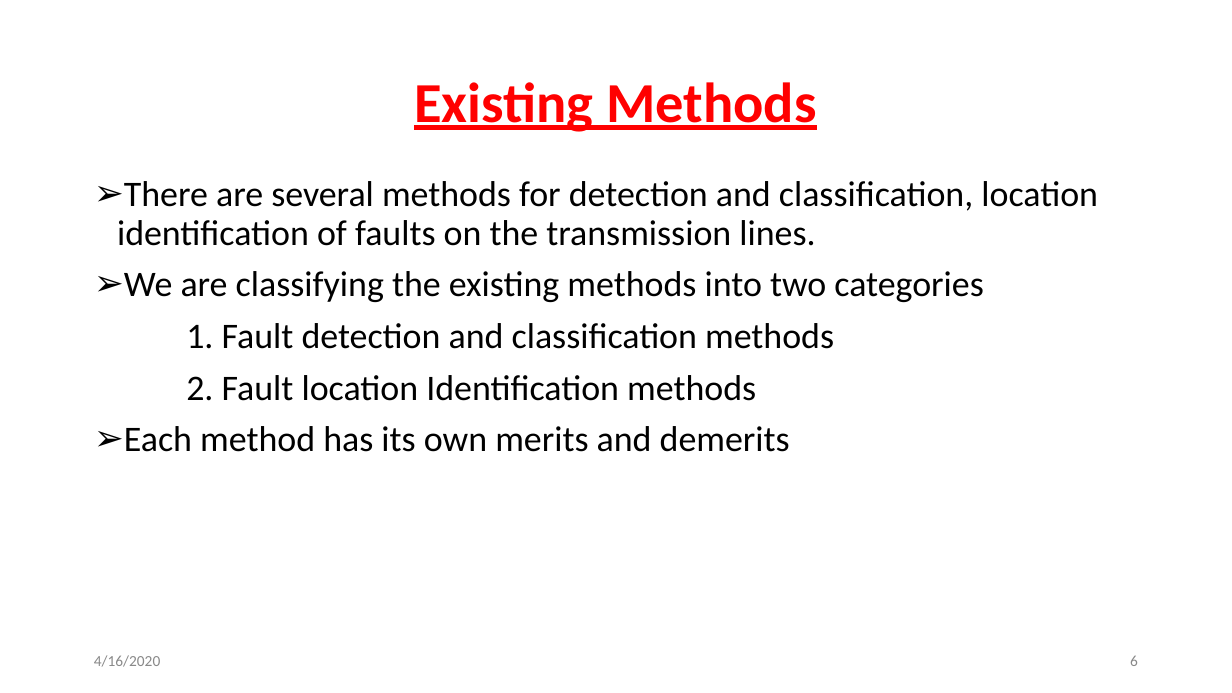
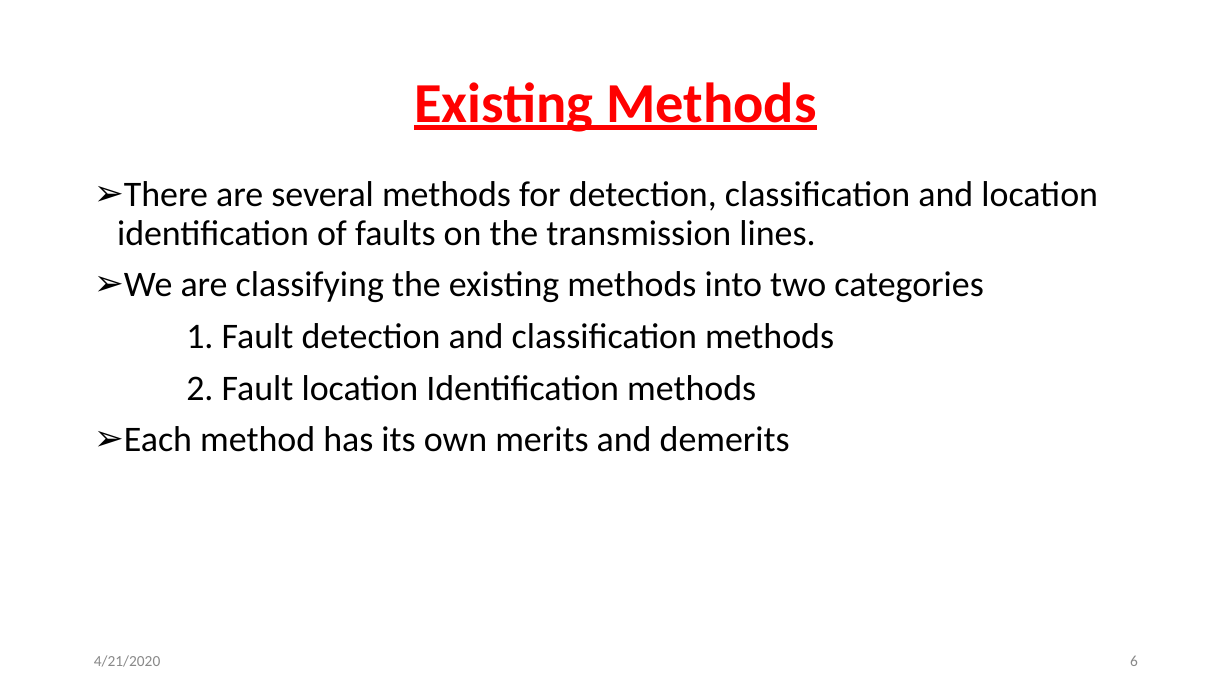
Before and after one commit to svec-final-year-project-eee/Project, a slide deck: slide 6 of Reviews/Final Review/Final Oral Presentation.pptx. Drawn at 1232x693 pixels with LibreOffice and Linux fonts; fonts in the diff are those of the drawing. Boxes give left, top, right and bottom in pixels: in the first picture for what was removed or moved away, otherwise in the second. Text is boxed around its words. In the diff, an @@ line names an element or a change of style, - is before the commit and + after.

```diff
--- a/Reviews/Final Review/Final Oral Presentation.pptx
+++ b/Reviews/Final Review/Final Oral Presentation.pptx
@@ text at <box>117,181,1098,246</box>: text changed @@
-➢ There are several methods for detection and classification, location identification of faults on the transmission lines.
+➢ There are several methods for detection, classification and location identification of faults on the transmission lines.
@@ text at <box>94,655,160,667</box>: text changed @@
-4/16/2020
+4/21/2020
```
Also in this commit, not shown: 25 other slides changed, 1 slide removed, 1 other file.
